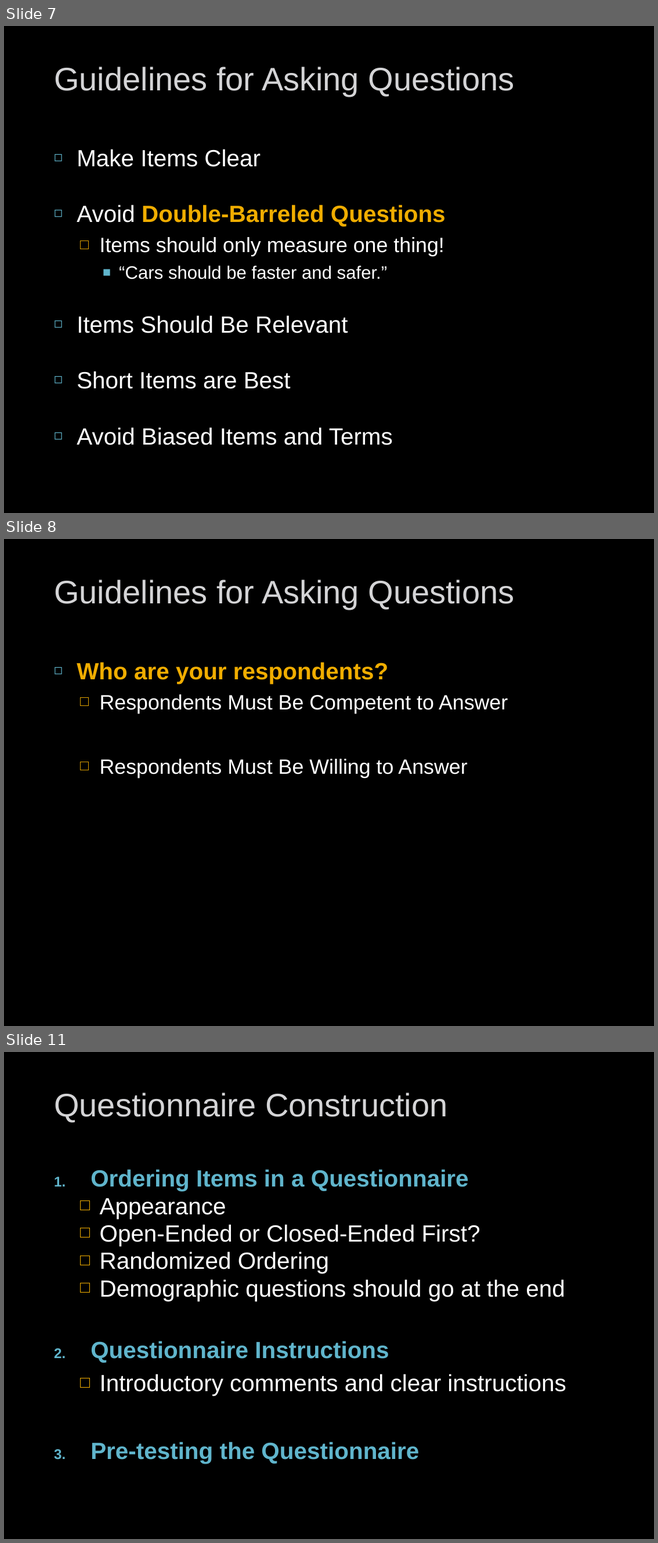
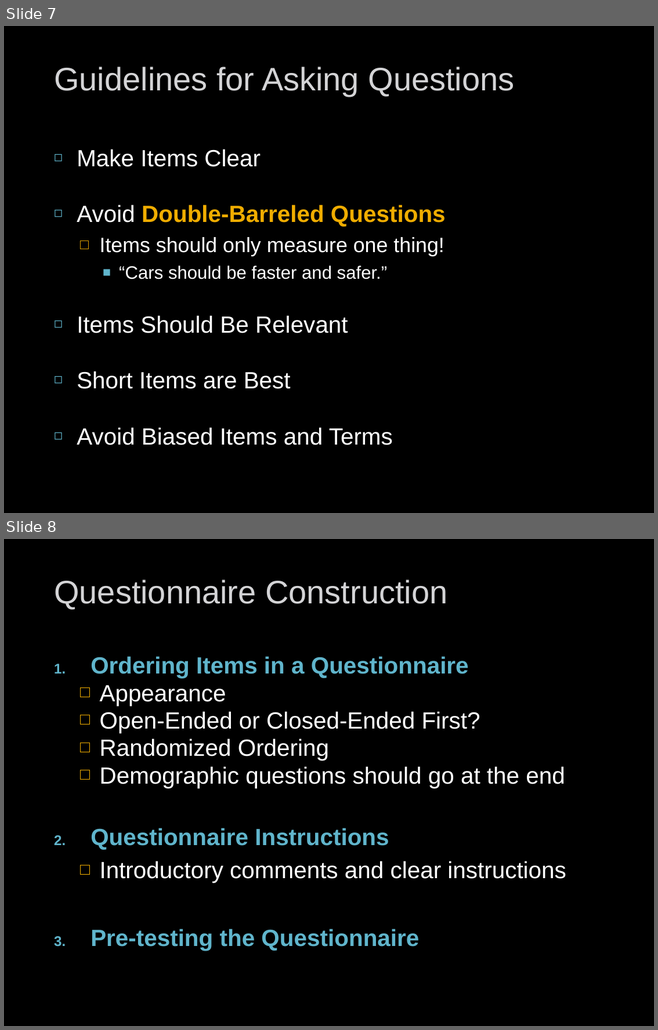
Before and after one commit to npm27/Teaching-Materials, a slide deck: Research Methods/Slides/Survey Research.pptx. Shown one above the other, each under a label of ours: slides 7, 8 and 11 before the commit, slides 7 and 8 after it; the slides between them are not shown. The pictures are 658x1543 and 658x1030 pixels, drawn with LibreOffice and Linux fonts; fonts in the diff are those of the drawing. Boxes give left, top, right and bottom in pixels: in the first picture for what was removed or moved away, otherwise in the second. Text is boxed around its words. In the diff, an @@ line names an element or a change of style, - is before the commit and + after.

```diff
--- a/Research Methods/Slides/Survey Research.pptx
+++ b/Research Methods/Slides/Survey Research.pptx
@@ slide 8 removed at <box>4,539,654,1026</box>, background #000000 @@
@@ title removed at <box>54,580,514,609</box> @@
-Guidelines for Asking Questions
@@ text removed at <box>76,662,507,778</box> @@
-◻ Who are your respondents?
-  □ Respondents Must Be Competent to Answer
-  □ Respondents Must Be Willing to Answer
@@ what was slide 11 is now slide 8 @@
```
Also in this commit, not shown: 4 slides changed, 7 other slides removed.
